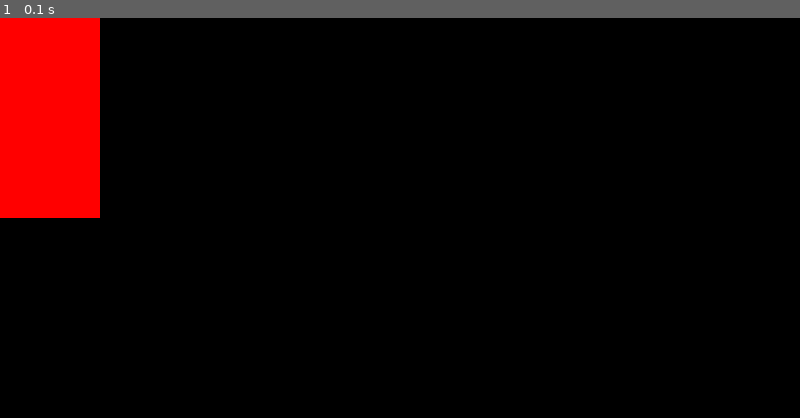
Above: before the commit, frame 1.
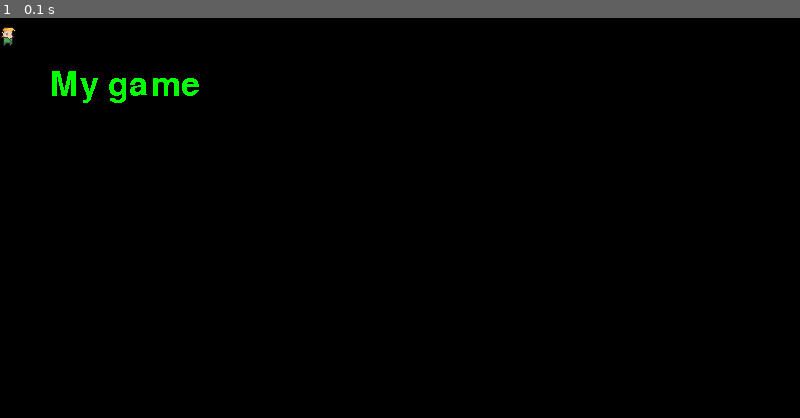
Above: after the commit, the same moment.

Repository: damianhaq/Pygame_learning
Game: pygame game, started from app.py
Two runs of this game, one before a commit and one after it. Both use one fixed random seed, a clock stepped at 60 frames per second and the inputs below.
Inputs:
- Up to frame 1 (0.1 s): no input

The runs differ from the first frame. In frame 1, 6.6% of the frame differs, in the area x 0-25%, y 0-50%.

Commit message:
display image and text

Diff:
--- a/app.py
+++ b/app.py
@@ -5,9 +5,10 @@
 screen = pygame.display.set_mode((800, 400))
 pygame.display.set_caption("Nauka pygame")
 clock = pygame.time.Clock()
+test_font = pygame.font.Font(None, 50)
 
-test_surface = pygame.Surface((100, 200))
-test_surface.fill("Red")
+elf = pygame.image.load("graphics/elf_m_idle_anim_f0.png")
+text_surface = test_font.render("My game", False, "Green")
 
 while True:
     for event in pygame.event.get():
@@ -15,7 +16,8 @@
             pygame.quit()
             exit()
 
-    screen.blit(test_surface, (0, 0))
+    screen.blit(elf, (0, 0))
+    screen.blit(text_surface, (50, 50))
 
     pygame.display.update()
     clock.tick(60)
Binary file added: graphics/elf_m_idle_anim_f0.png
